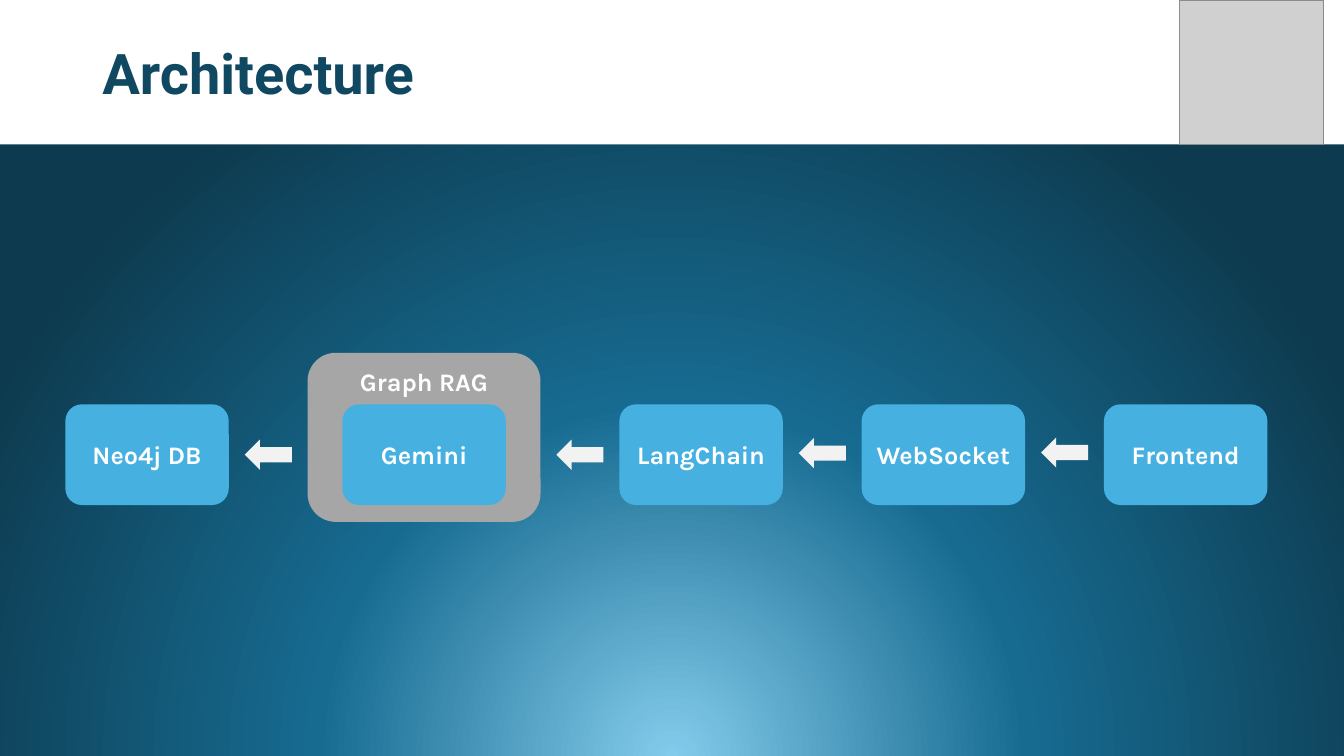
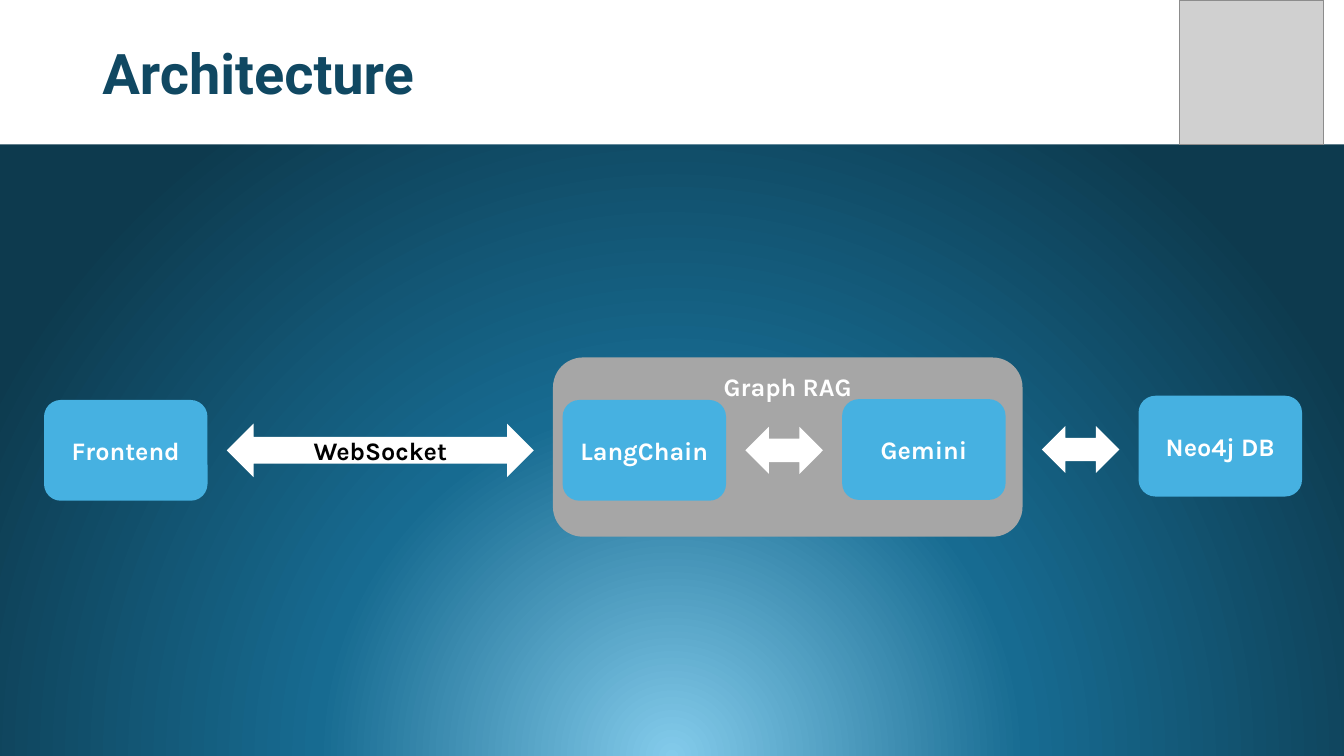
Before and after one commit to JannisMeyer/Hackaburg2025_Security_Info_Chatbot, a slide deck: slide 3 of Presentation/Presentation_SecPrompt.pptx. Drawn at 1344x756 pixels with LibreOffice and Linux fonts; fonts in the diff are those of the drawing; grey boxes stand for pictures. Boxes give left, top, right and bottom in pixels: in the first picture for what was removed or moved away, otherwise in the second. Text is boxed around its words. In the diff, an @@ line names an element or a change of style, - is before the commit and + after.

Commit message:
adapted presentation

```diff
--- a/Presentation/Presentation_SecPrompt.pptx
+++ b/Presentation/Presentation_SecPrompt.pptx
@@ rounded rectangle "Graph RAG": place and size @@
-rounded rectangle "Graph RAG" at (308, 353, 540, 522)
+rounded rectangle "Graph RAG" at (554, 358, 1023, 537)
@@ rounded rectangle "Frontend": place and size @@
-rounded rectangle "Frontend" at (1104, 404, 1267, 505)
+rounded rectangle "Frontend" at (44, 400, 208, 501)
@@ rounded rectangle "LangChain": place and size @@
-rounded rectangle "LangChain" at (619, 404, 782, 505)
+rounded rectangle "LangChain" at (563, 400, 726, 501)
@@ rounded rectangle "Gemini": place and size @@
-rounded rectangle "Gemini" at (343, 404, 506, 505)
+rounded rectangle "Gemini" at (842, 399, 1005, 500)
@@ rounded rectangle "Neo4j DB": place and size @@
-rounded rectangle "Neo4j DB" at (66, 404, 229, 505)
+rounded rectangle "Neo4j DB" at (1139, 396, 1303, 497)
@@ left right arrow "WebSocket": place and size @@
-left right arrow "WebSocket" at (862, 404, 1025, 505)
+left right arrow "WebSocket" at (227, 423, 534, 477)
@@ left right arrow "WebSocket" at (227, 423, 534, 477): text colour #FFFFFF to #000000; rounded rectangle to left right arrow; fill #46B1E1 to #FFFFFF @@
@@ right arrow removed at (245, 440, 292, 470) @@
@@ right arrow removed at (557, 440, 604, 470) @@
@@ up down arrow added at (746, 426, 824, 474), fill #FFFFFF @@
@@ right arrow removed at (799, 438, 846, 468) @@
@@ right arrow removed at (1042, 438, 1089, 468) @@
@@ up down arrow added at (1043, 426, 1120, 474), fill #FFFFFF @@
```
Also in this commit, not shown: 4 other files.
